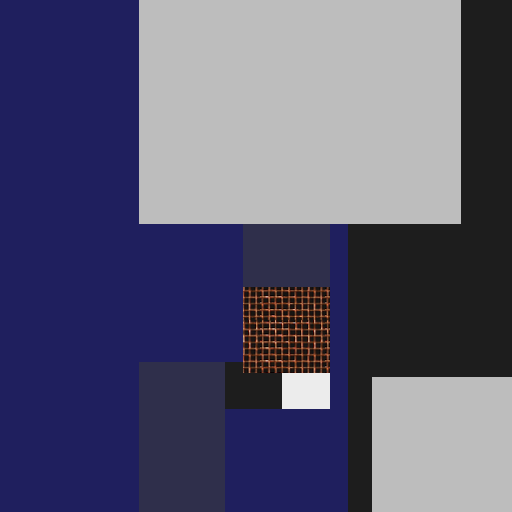
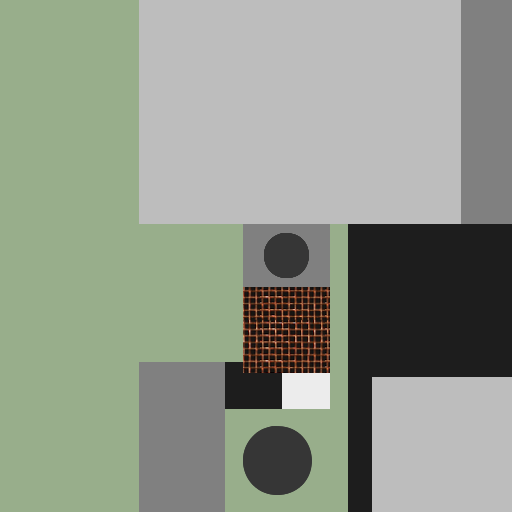
Comparing the layer stacks of the two (512, 512) images. Changes:
painted on "texture" over <box>0,0,512,512</box>
